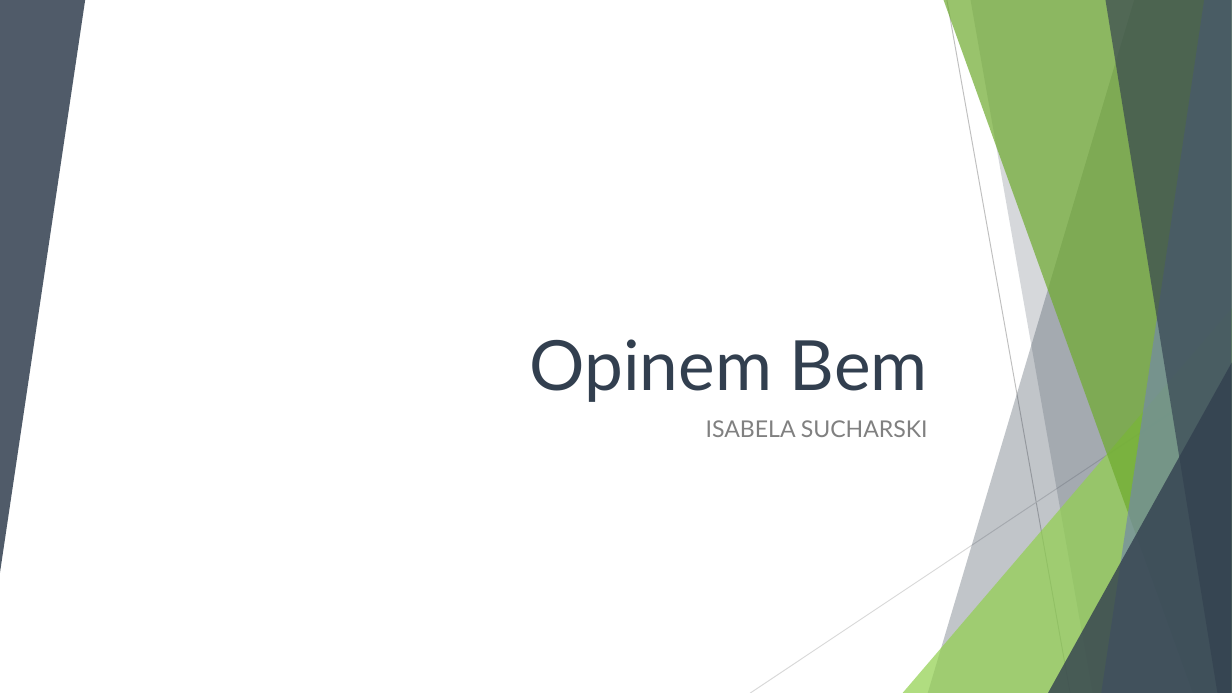
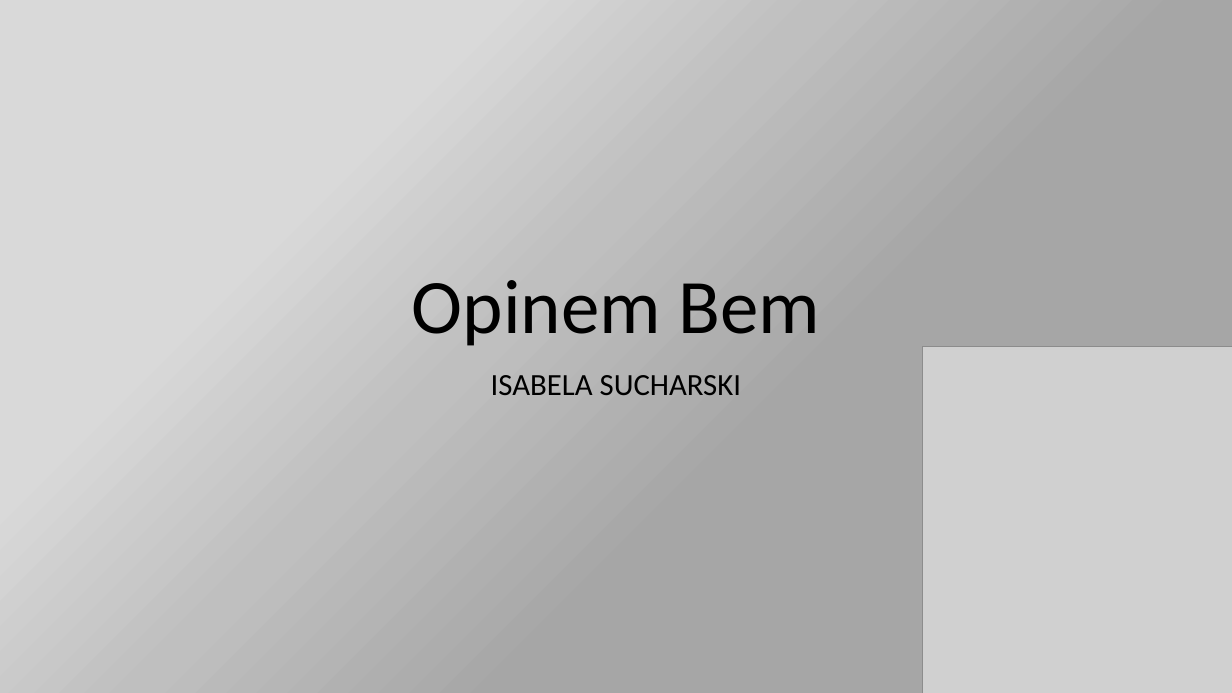
Before and after one commit to IsabelaSucharski/OpinemBem, a slide deck: slide 1 of Documentos/Opinem Bem TCC.pptx. Drawn at 1232x693 pixels with LibreOffice and Linux fonts; fonts in the diff are those of the drawing; grey boxes stand for pictures. Boxes give left, top, right and bottom in pixels: in the first picture for what was removed or moved away, otherwise in the second. Text is boxed around its words. In the diff, an @@ line names an element or a change of style, - is before the commit and + after.

```diff
--- a/Documentos/Opinem Bem TCC.pptx
+++ b/Documentos/Opinem Bem TCC.pptx
@@ background #FFFFFF to gradient #A6A6A6 to #BFBFBF to #D9D9D9 @@
@@ group removed at box(0, 0, 1232, 693): 5 freeform shapes, 3 triangles, 2 lines @@
@@ title "Opinem Bem": place and size @@
-title "Opinem Bem" at box(530, 339, 928, 402)
+title "Opinem Bem" at box(412, 280, 820, 346)
@@ title "Opinem Bem" at box(412, 280, 820, 346): size 54 to 60 pt, font Lato to Calibri, text colour #323F4F to #000000; alignment right to centre; line spacing 1 to 0.9 @@
@@ picture added at box(922, 347, 1232, 693) @@
@@ subtitle "ISABELA SUCHARSKI": place and size @@
-subtitle "ISABELA SUCHARSKI" at box(706, 420, 928, 437)
+subtitle "ISABELA SUCHARSKI" at box(491, 375, 741, 395)
@@ subtitle "ISABELA SUCHARSKI" at box(491, 375, 741, 395): size 18 to 24 pt, font Lato to Calibri, text colour #808080 to #000000; alignment right to centre; line spacing 1 to 0.9 @@
```
Also in this commit, not shown: 5 other slides changed, 4 slides added, 3 slides removed, 1 other file.
